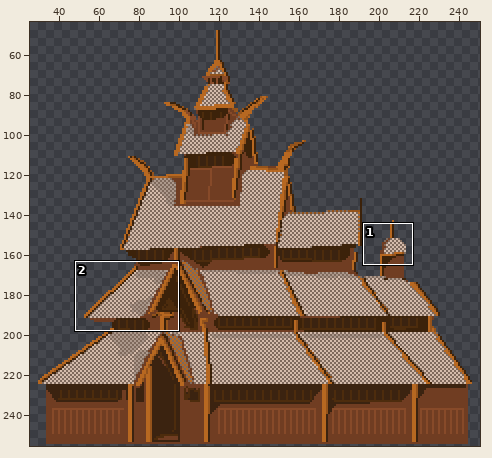
Sprite sheet, stored at data/home.png. The first picture is a wide view before the edit; the outline marks the close-up.
Close-up. Before the edit:
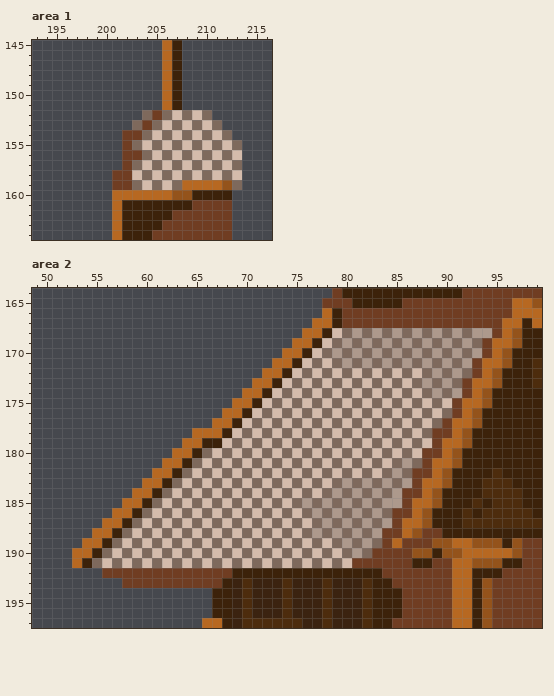
The file is 256x256 pixels. Colours within 5 levels of each other are drawn and written as one. Shown: area 1: x 193..216, y 145..164; area 2: x 49..99, y 164..197. The wide view leaves out empty margins. The commit also changed other parts of the picture, which this record leaves out.
After the commit:
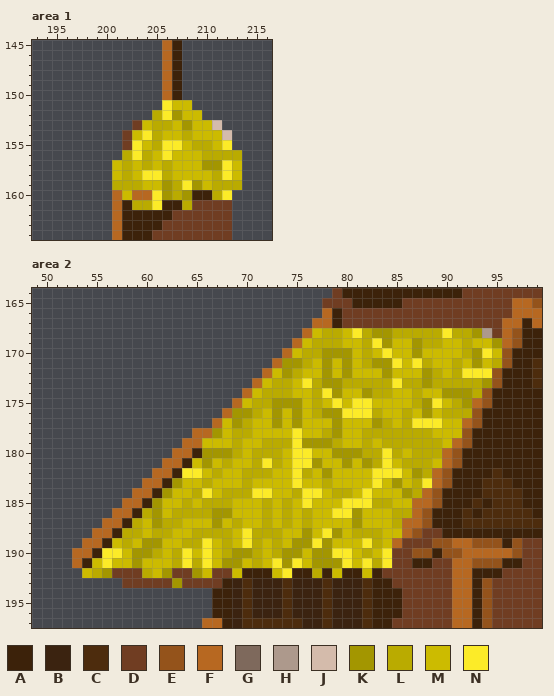
Palette (. is transparent): A #3c220a  B #3b2310  C #4d2c0d  D #703d22  E #94531b  F #b76821  G #7e695c  H #ad998c  J #d4bbab  K #a39600  L #baab00  M #ccbb00  N #fceb28
The edit:
{"where": "area 1"}
{"y":151,"x":206,"old":"FA.","new":"NMM"}
{"y":152,"x":204,"old":"GDGJGJG","new":".LNKMM."}
{"y":153,"x":203,"old":"GDGJGJGJG","new":"DMLLMKMMJ"}
{"y":154,"x":203,"old":"DGJGJGJGJG","new":"MNLMMLMMMJ"}
{"y":155,"x":203,"old":"GJGJGJGJGJG","new":"NMLNNMLLMN."}
{"y":156,"x":202,"old":"DDGJGJGJGJGJ","new":"LNLMNMMMLLLL"}
{"y":157,"x":201,"old":".DGJGJGJGJGJG","new":"MLMLMLMMMKKNM"}
{"y":158,"x":201,"old":"DDJGJGJGJGJGJ","new":"MLMNNLMMMMLNM"}
{"y":159,"x":201,"old":"DDGJGJGFFFFEG","new":"LLLMMKLNKMLLL"}
{"y":160,"x":202,"old":"F","new":"M"}
{"y":160,"x":205,"old":"FFEE","new":"NKLK"}
{"y":160,"x":211,"old":"AA","new":"LN"}
{"y":161,"x":203,"old":"AAA","new":"LLN"}
{"y":161,"x":208,"old":"A","new":"L"}
{"where": "area 2"}
{"y":168,"x":77,"old":"FAJGHGHGHGHGHGHGH","new":"MLLMNLKKLLLLLNLLK"}
{"y":169,"x":76,"old":"FAJGHGHGHGHGHGHGHGDF","new":"MLLLMMLNKMMKLLMMLMMK"}
{"y":170,"x":75,"old":"FAJGHGHGHGHGHGHGHGHDF","new":"MLLKKKMLMNMMKMMMMLKNM"}
{"y":171,"x":74,"old":"FAJGJGHGHGHGHGHGHGHDFF","new":"KKLMKMKMLKKNMNLMMLMKML"}
{"y":172,"x":73,"old":"FAJGJGJGJGJGJGJGHGHGDF","new":"MKLMMKMKMMMKMMMKLMLNNN"}
{"y":173,"x":72,"old":"FAJGJGJGJGJGJGJGHGHGDFF","new":"MLLMNLKKLLLLLNLLKLLLLLK"}
{"y":174,"x":71,"old":"FAJGJGJGJGJGJGJGJGHGHDF","new":"MLLLMMLNKMMKLLMMLMMKKKL"}
{"y":175,"x":70,"old":"FAJGJGJGJGJGJGJGJGJGJDF","new":"MLLKKKMLMNMNNMMMMLKNMLK"}
{"y":176,"x":69,"old":"FAJGJGJGJGJGJGJGJGJGJGDF","new":"KKLMKMKMLKKNNNLMMLMKMLLL"}
{"y":177,"x":68,"old":"FAJGJGJGJGJGJGJGJGJGJGDF","new":"MKLMMKMKMMMKMMMKLMLNNNMM"}
{"y":178,"x":67,"old":"FAJGJGJGJGJGJGJGJGJGJGDDF","new":"KMLLMMMMNMMLKMMLLLLLLLMMM"}
{"y":179,"x":66,"old":"AAJGJGJGJGJGJGJGJGJGJGJDF","new":"MMMLMMLLLNKKKLMMLMLLLLLLM"}
{"y":180,"x":66,"old":"GJGJGJGJGJGJGJGJGJGJGJDD","new":"KKKLMLLLMNNMMKKKLLNLMLLL"}
{"y":181,"x":65,"old":"GJGJGJGJGJGJGJGJGJGJGHGDF","new":"MKMLMMLNLMNNKMMKMKLNMLLLM"}
{"y":182,"x":64,"old":"GJGJGJGJGJGJGJGJGJGJGHGDD","new":"NNMLMMLLLMMNLMKMMMMNNNMKL"}
{"y":183,"x":63,"old":"GJGJGJGJGJGJGJGJGHGHGHGHDF","new":"KMMLMMMLMMMMNMMLMMMMNMKMLN"}
{"y":184,"x":62,"old":"GJGJGJGJGJGJGJGJGHGHGHGHDD","new":"KMMLNMLLLNNMMLNNMLLMNMMMKL"}
{"y":185,"x":61,"old":"GJGJGJGJGJGJGJGHGHGHGHGHHD","new":"KMMLMLLLMMMLMLMNMMMNNNLLMM"}
{"y":186,"x":60,"old":"GJGJGJGJGJGJGJGJGHGHGHGHGDD","new":"LKMLLLLKKMMMLMLMLMMNNKMMMLL"}
{"y":187,"x":59,"old":"GJGJGJGJGJGJGJGJGJGHGHGHGHD","new":"LMKLLMMMKMLMMLMLMLMMMMKMMML"}
{"y":188,"x":58,"old":"GJGJGJGJGJGJGJGJGJGHGHGHGHDD","new":"LLMLLMMLLLLMNLLLMMKMNKMLLLMM"}
{"y":189,"x":57,"old":"GJGJGJGJGJGJGJGJGJGJGJGHGHGD","new":"MLMKKMMLLNMLMNLMLMKKNKMMMNLM"}
{"y":190,"x":56,"old":"GJGJGJGJGJGJGJGJGJGJGJGJGHGDD","new":"NNMKKLMLNMNMLKKLMLKKMKKNNMLMN"}
{"y":191,"x":55,"old":"GJGJGJGJGJGJGJGJGJGJGJGJGJDDDD","new":"MNMMKMMMLNLNMKKMLMNKNMKKKNMNLN"}
{"y":192,"x":54,"old":"..D","new":"MLK"}
{"y":192,"x":60,"old":"DDD","new":"LMK"}
{"y":192,"x":65,"old":"DD","new":"KM"}
{"y":192,"x":69,"old":"A","new":"M"}
{"y":192,"x":73,"old":"AA","new":"MN"}
{"y":192,"x":77,"old":"A","new":"L"}
{"y":192,"x":79,"old":"A","new":"M"}
{"y":192,"x":82,"old":"A","new":"M"}
{"y":193,"x":63,"old":"D","new":"K"}
{"label":"changed","picture_box":[112,100,242,210]}
{"label":"changed","picture_box":[82,328,502,588]}
